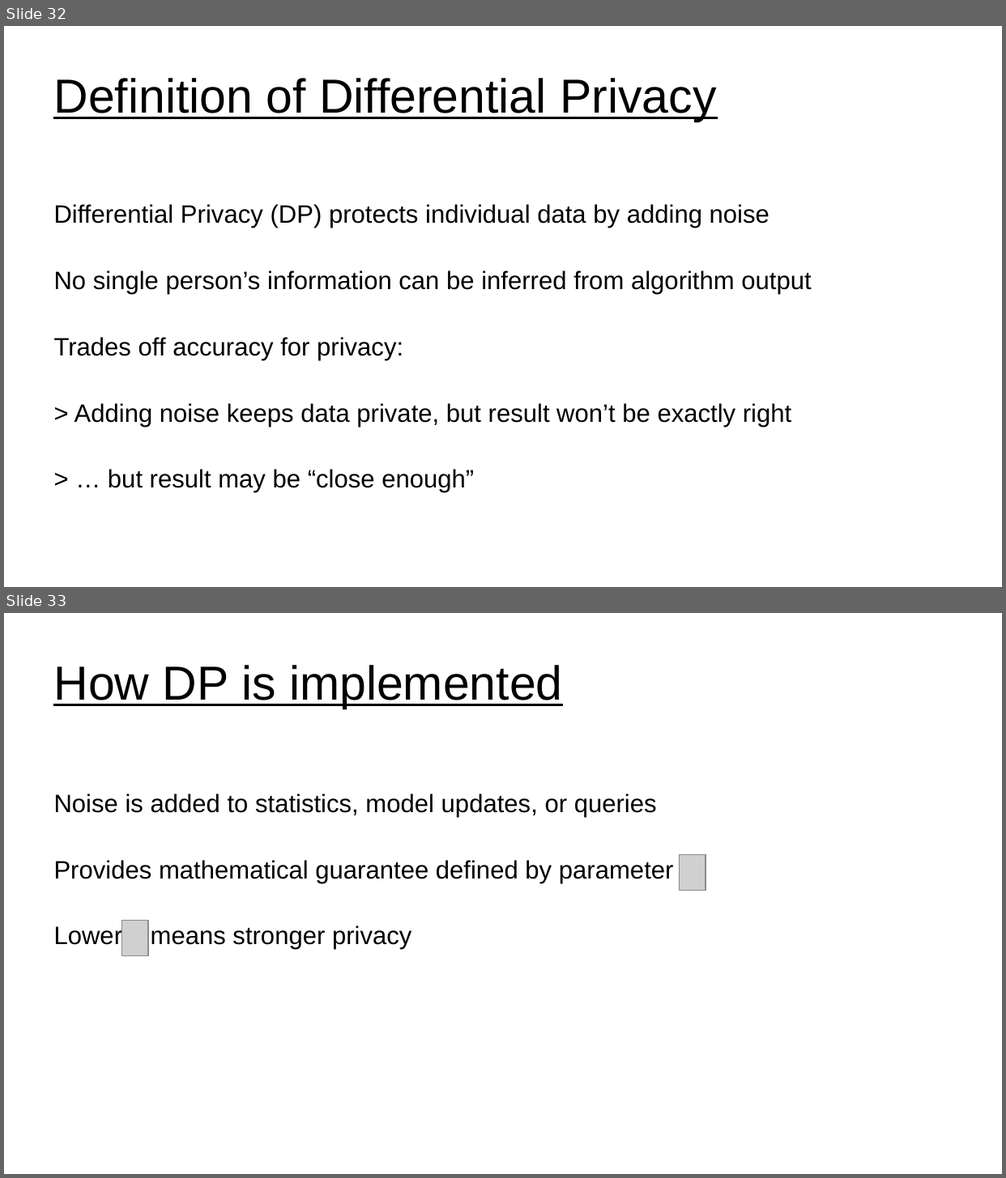
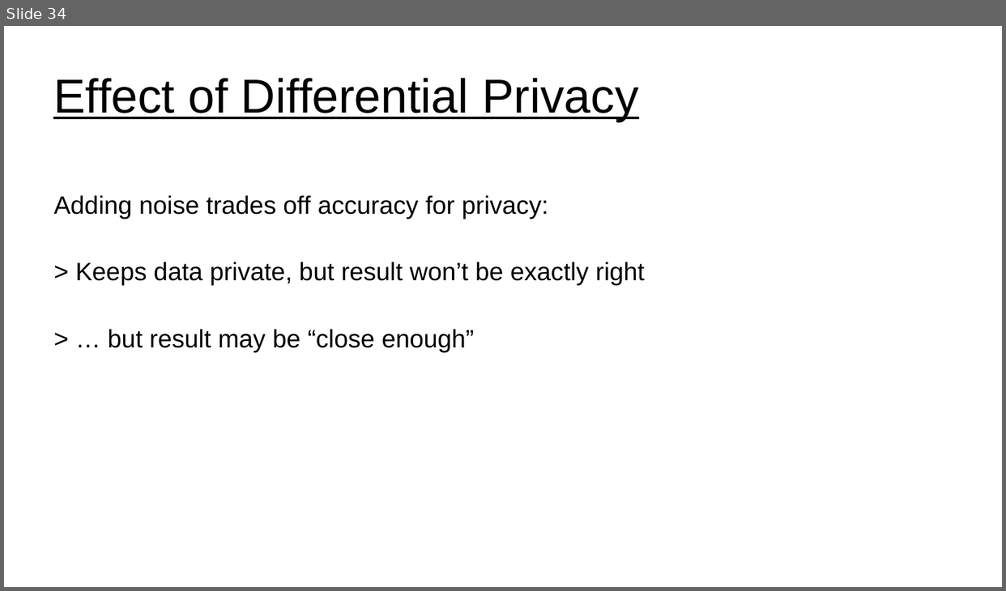
Before and after one commit to UVADS/distributed_computing, a slide deck: 07_distributed_model_training/federated_learning.ppt. Shown one above the other, each under a label of ours: slides 32 and 33 before the commit, slide 34 after it. The pictures are 1006x1178 and 1006x591 pixels, drawn with LibreOffice and Linux fonts; fonts in the diff are those of the drawing; grey boxes stand for pictures. Boxes give left, top, right and bottom in pixels: in the first picture for what was removed or moved away, otherwise in the second. Text is boxed around its words. In the diff, an @@ line names an element or a change of style, - is before the commit and + after.

Commit message:
added mathematical def of DP

```diff
--- a/07_distributed_model_training/federated_learning.ppt
+++ b/07_distributed_model_training/federated_learning.ppt
@@ slide 33 removed at [4, 613, 1002, 1174], background #FFFFFF @@
@@ title removed at [53, 665, 563, 709] @@
-How DP is implemented
@@ subtitle removed at [54, 794, 674, 950] @@
-Noise is added to statistics, model updates, or queries
-Provides mathematical guarantee defined by parameter
-Lower means stronger privacy
@@ picture removed at [680, 854, 705, 890] @@
@@ picture removed at [121, 921, 148, 956] @@
@@ what was slide 32 is now slide 34 @@
@@ slide 34 changed as well @@
@@ title at [53, 78, 638, 122]: text changed @@
-Definition of Differential Privacy
+Effect of Differential Privacy
@@ subtitle "Adding noise trades off accuracy ...": place and size @@
-subtitle "Adding noise trades off accuracy ..." at [54, 204, 811, 493]
+subtitle "Adding noise trades off accuracy ..." at [54, 195, 644, 352]
@@ subtitle at [54, 195, 644, 286]: text changed @@
-Differential Privacy (DP) protects individual data by adding noise
-No single person’s information can be inferred from algorithm output
-Trades off accuracy for privacy:
-> Adding noise keeps data private, but result won’t be exactly right
+Adding noise trades off accuracy for privacy:
+> Keeps data private, but result won’t be exactly right
```
Also in this commit, not shown: 1 other slide changed, 2 slides added, 1 other file.
